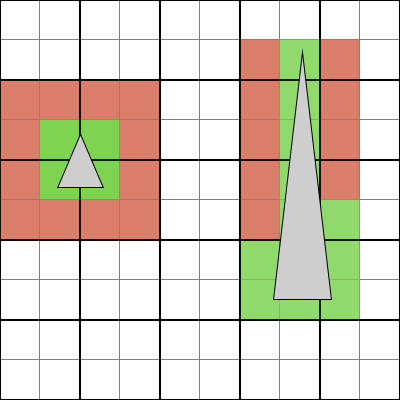
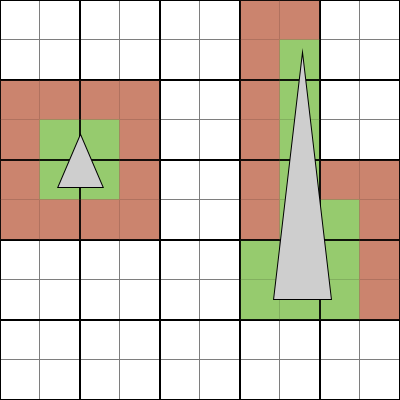
Two versions of the same layered image (400 x 400). Layer-by-layer changes:
painted on "背景" over <box>0,0,400,320</box>